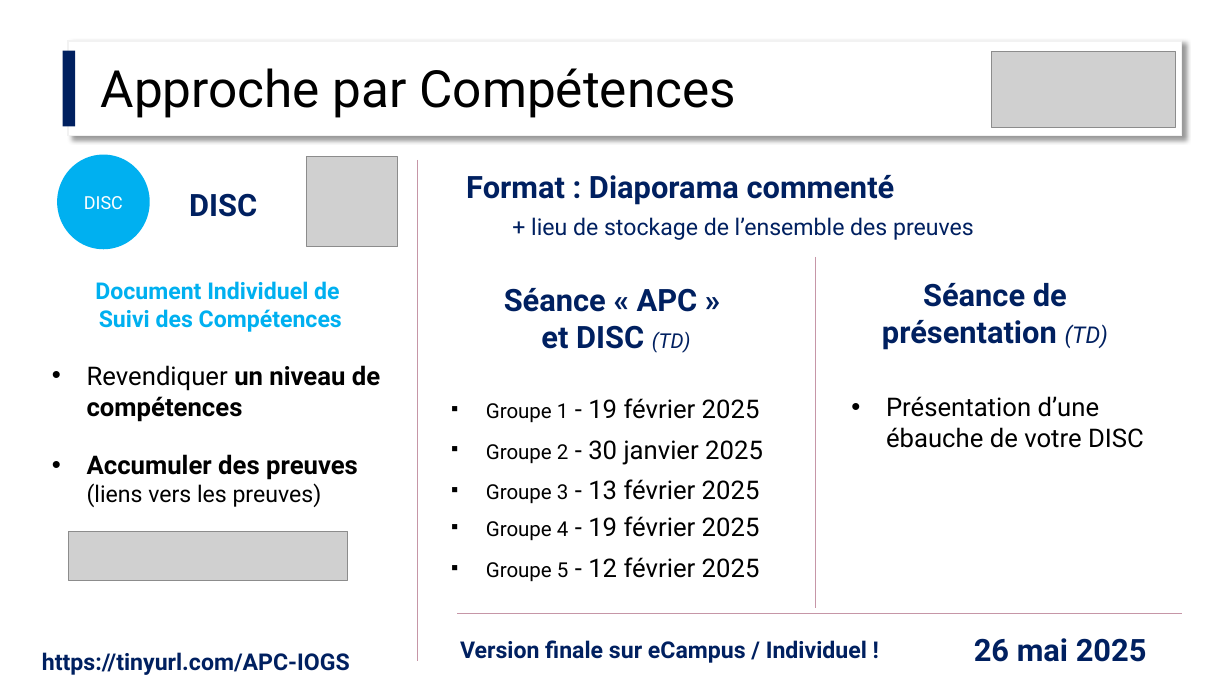
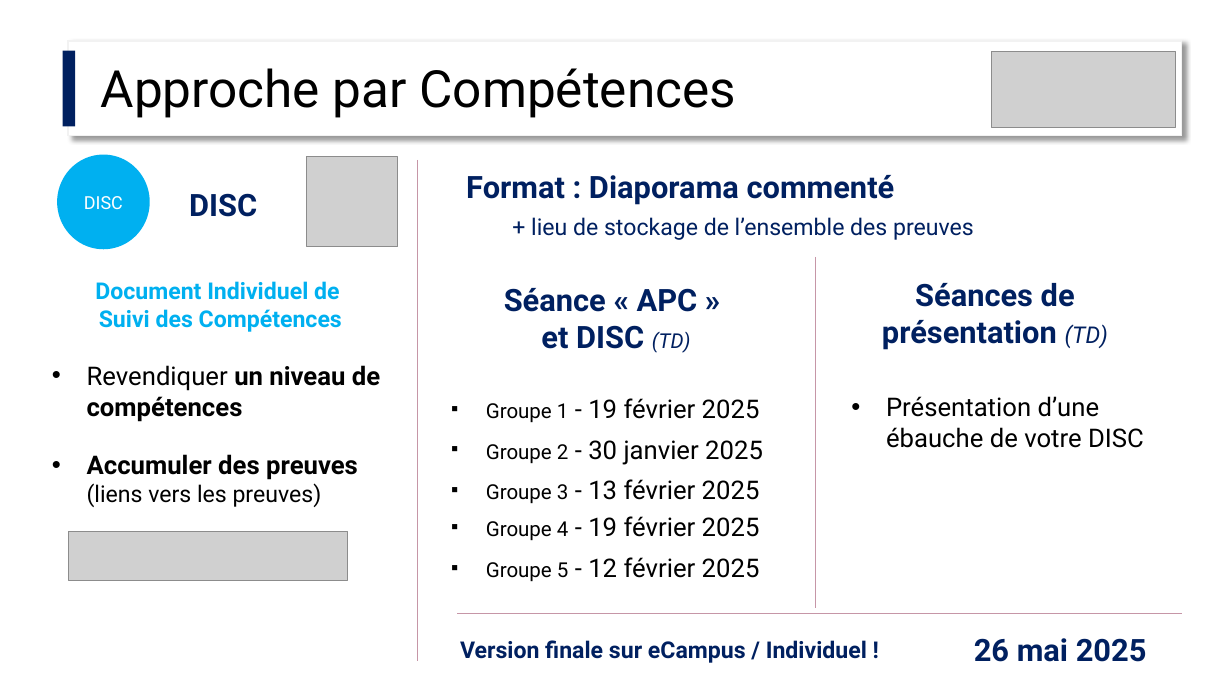
Before and after one commit to IOGS-Digital-Methods/semester-6, a slide deck: slide 13 of InterfacageNumerique/APC/S6_IntNum_APC.pptx (slide 6 before the commit). Drawn at 1232x693 pixels with LibreOffice and Linux fonts; fonts in the diff are those of the drawing; grey boxes stand for pictures. Boxes give left, top, right and bottom in pixels: in the first picture for what was removed or moved away, otherwise in the second. Text is boxed around its words. In the diff, an @@ line names an element or a change of style, - is before the commit and + after.

```diff
--- a/InterfacageNumerique/APC/S6_IntNum_APC.pptx
+++ b/InterfacageNumerique/APC/S6_IntNum_APC.pptx
@@ text at <box>882,283,1108,350</box>: text changed @@
-Séance de présentation (TD)
+Séances de présentation (TD)
@@ text removed at <box>42,652,350,675</box> @@
-https://tinyurl.com/APC-IOGS
```
Also in this commit, not shown: 4 other slides changed, 16 slides added, 1 slide removed, 2 other files.
